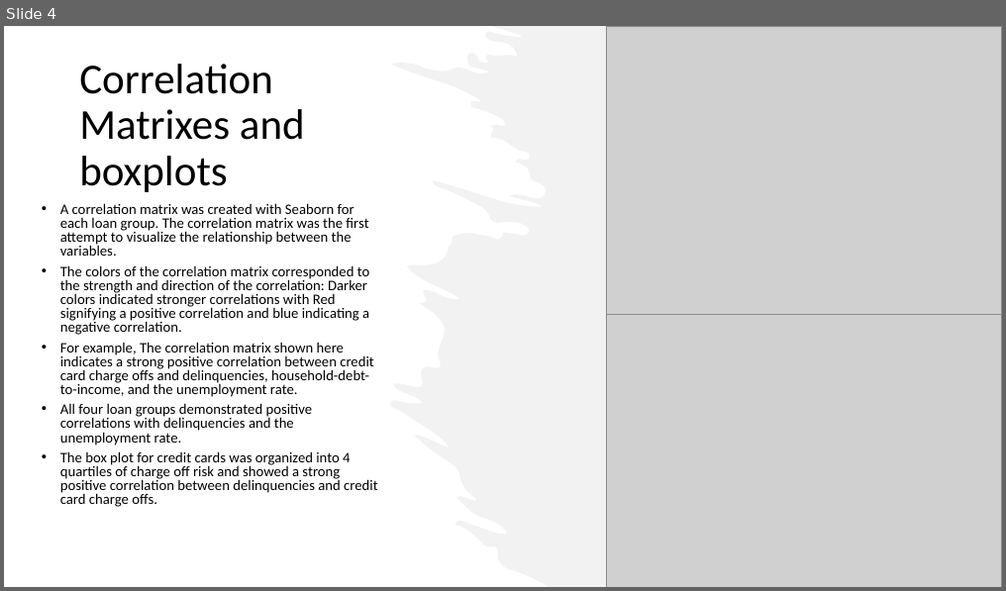
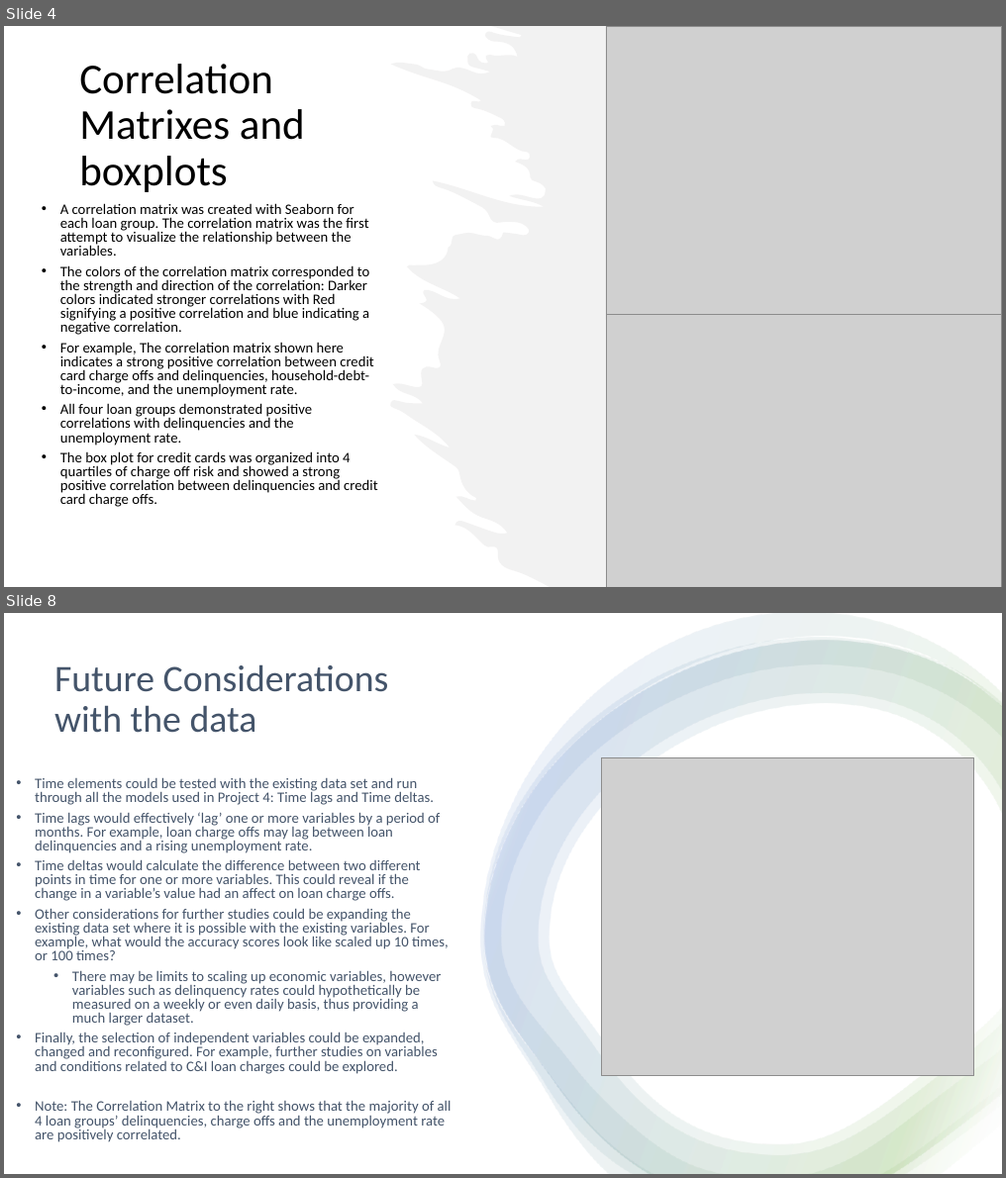
Before and after one commit to RyakDL/Project-Loan-Charge-Offs, a slide deck: Project_4 Presentation_v1.pptx. Shown one above the other, each under a label of ours: slide 4 before the commit, slides 4 and 8 after it; the slides between them are not shown. The pictures are 1006x591 and 1006x1178 pixels, drawn with LibreOffice and Linux fonts; fonts in the diff are those of the drawing; grey boxes stand for pictures. Boxes give left, top, right and bottom in pixels: in the first picture for what was removed or moved away, otherwise in the second. Text is boxed around its words. In the diff, an @@ line names an element or a change of style, - is before the commit and + after.

```diff
--- a/Project_4 Presentation_v1.pptx
+++ b/Project_4 Presentation_v1.pptx
@@ slide 8 added at (x1=4, y1=613, x2=1002, y2=1174), background #FFFFFF @@
@@ rectangle added at (x1=4, y1=613, x2=1002, y2=1174), fill #FFFFFF @@
@@ group added at (x1=480, y1=613, x2=1002, y2=1174): 4 freeform shapes @@
@@ title added at (x1=54, y1=664, x2=389, y2=733), 36 pt, text #44546A @@
+Future Considerations with the data
@@ picture added at (x1=601, y1=759, x2=974, y2=1076) @@
@@ text added at (x1=35, y1=777, x2=451, y2=1143), 14 pt, text #44546A @@
+• Time elements could be tested with the existing data set and run through all the models used in Project 4: Time lags and Time deltas.
+• Time lags would effectively ‘lag’ one or more variables by a period of months. For example, loan charge offs may lag between loan delinquencies and a rising unemployment rate.
+• Time deltas would calculate the difference between two different points in time for one or more variables. This could reveal if the change in a variable’s value had an affect on loan charge offs.
+• Other considerations for further studies could be expanding the existing data set where it is possible with the existing variables. For example, what would the accuracy scores look like scaled up 10 times, or 100 times?
+  • There may be limits to scaling up economic variables, however variables such as delinquency rates could hypothetically be measured on a weekly or even daily basis, thus providing a much larger dataset.
+• Finally, the selection of independent variables could be expanded, changed and reconfigured. For example, further studies on variables and conditions related to C&I loan charges could be explored.
+• Note: The Correlation Matrix to the right shows that the majority of all 4 loan groups’ delinquencies, charge offs and the unemployment rate are positively correlated.
```
Also in this commit, not shown: 4 slides changed, 1 other slide added, 1 other file.
